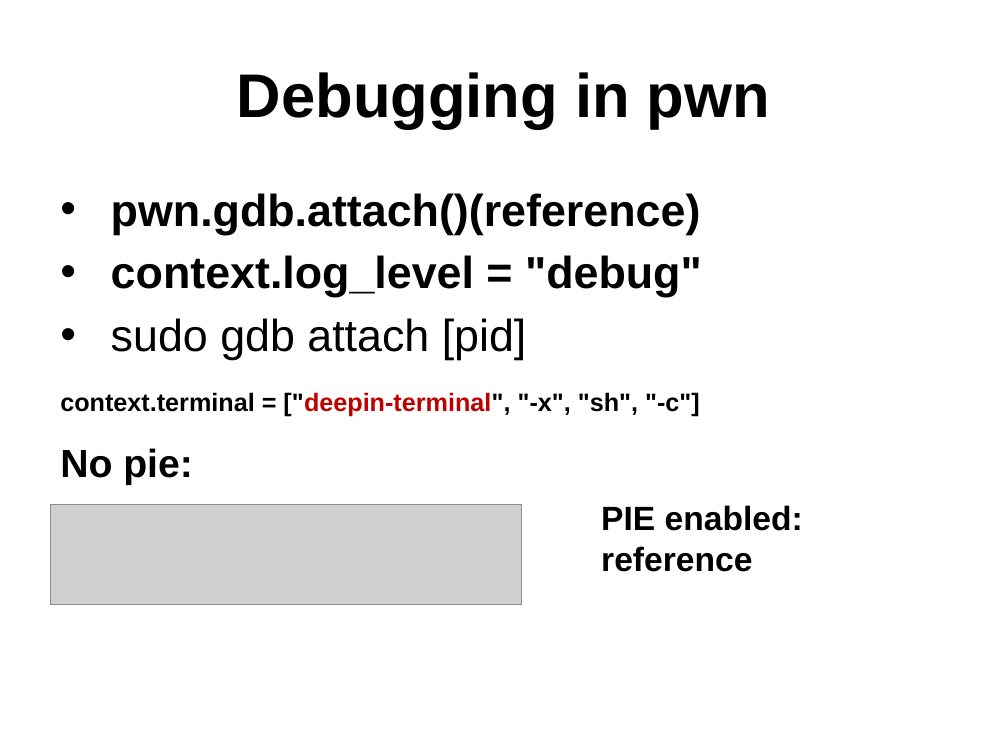
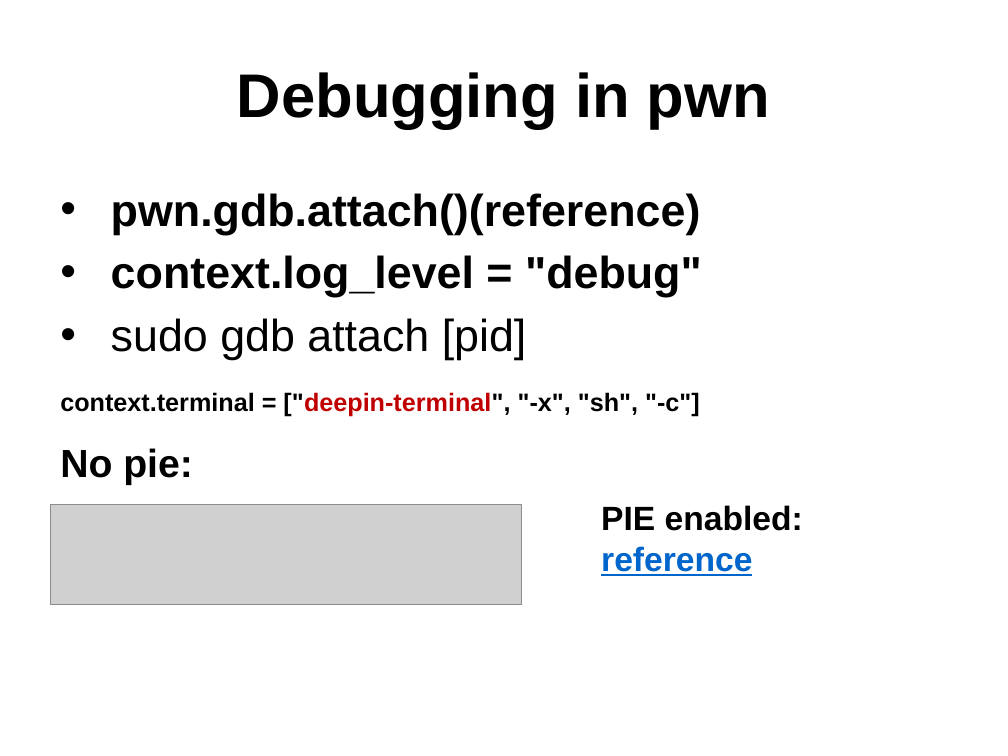
Before and after one commit to zephyract/my_repo, a slide deck: slide 5 of islab/debug&patch/debug&patch.pptx. Drawn at 1008x756 pixels with LibreOffice and Linux fonts; fonts in the diff are those of the drawing; grey boxes stand for pictures. Boxes give left, top, right and bottom in pixels: in the first picture for what was removed or moved away, otherwise in the second. Text is boxed around its words. In the diff, an @@ line names an element or a change of style, - is before the commit and + after.

Commit message:
debug & patch

```diff
--- a/islab/debug&patch/debug&patch.pptx
+++ b/islab/debug&patch/debug&patch.pptx
@@ text at (601,546,752,576): text colour #000000 to #0066CC, underline on in "reference" @@
```
Also in this commit, not shown: 4 other slides changed, 1 slide added, 8 other files.
